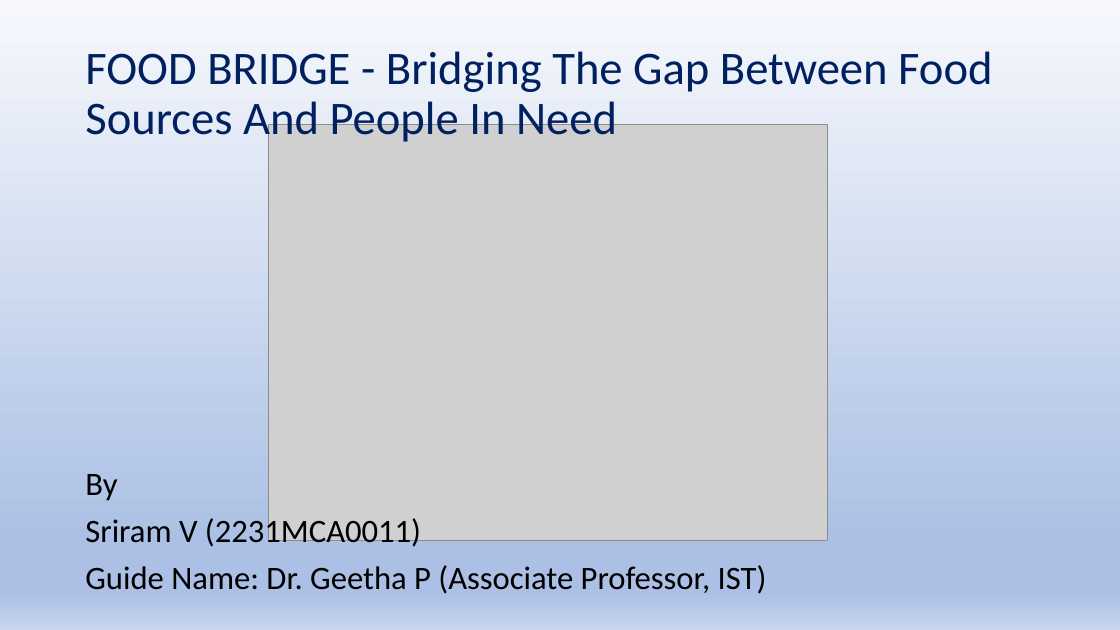
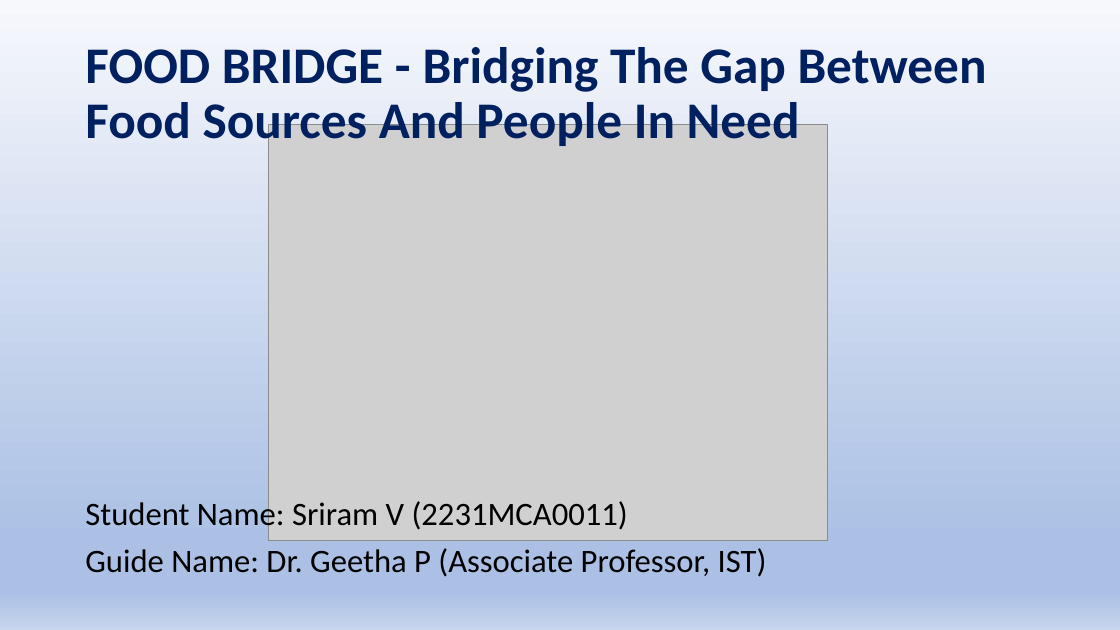
Before and after one commit to Sriram-V-99/MCA-Project-, a slide deck: slide 1 of FoodBridge.pptx. Drawn at 1120x630 pixels with LibreOffice and Linux fonts; fonts in the diff are those of the drawing; grey boxes stand for pictures. Boxes give left, top, right and bottom in pixels: in the first picture for what was removed or moved away, otherwise in the second. Text is boxed around its words. In the diff, an @@ line names an element or a change of style, - is before the commit and + after.

```diff
--- a/FoodBridge.pptx
+++ b/FoodBridge.pptx
@@ title "FOOD BRIDGE - Bridging The ..." at [85,47,987,151]: size 40 to 44 pt, bold on @@
@@ text "Student Name: Sriram V (2231MCA0011)": place and size @@
-text "Student Name: Sriram V (2231MCA0011)" at [85,474,767,594]
+text "Student Name: Sriram V (2231MCA0011)" at [85,498,767,577]
@@ text at [85,498,628,533]: text changed @@
-By
-Sriram V (2231MCA0011)
+Student Name: Sriram V (2231MCA0011)
```
Also in this commit, not shown: 5 other slides changed.
